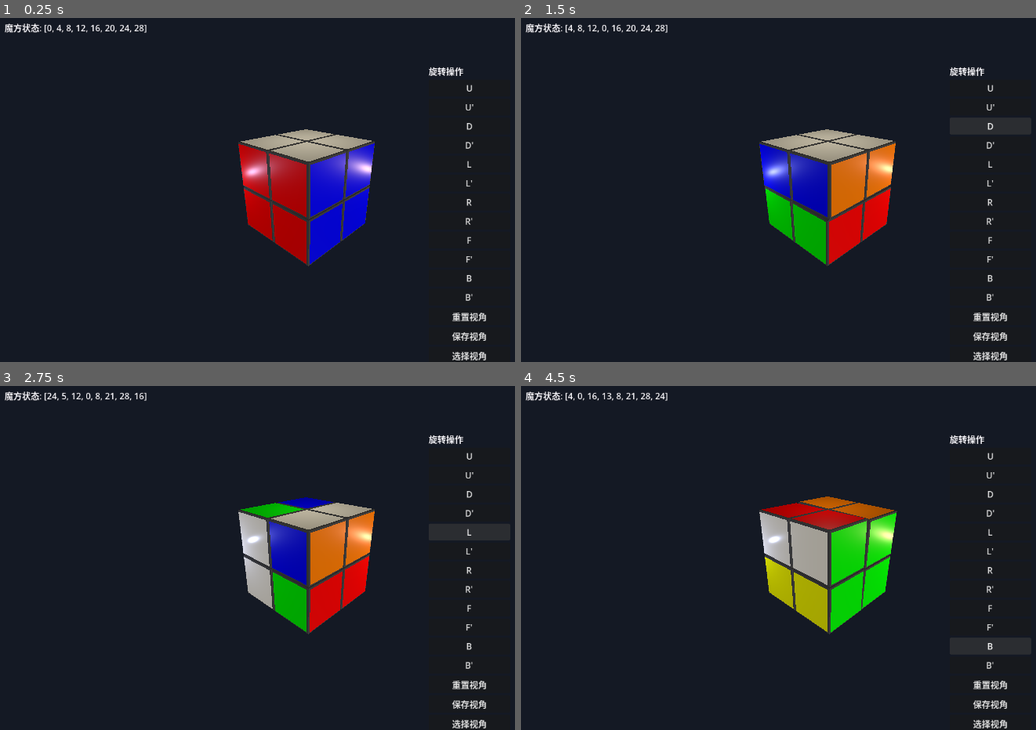
Above: before the commit, frames 1-4 (two rows, left to right).
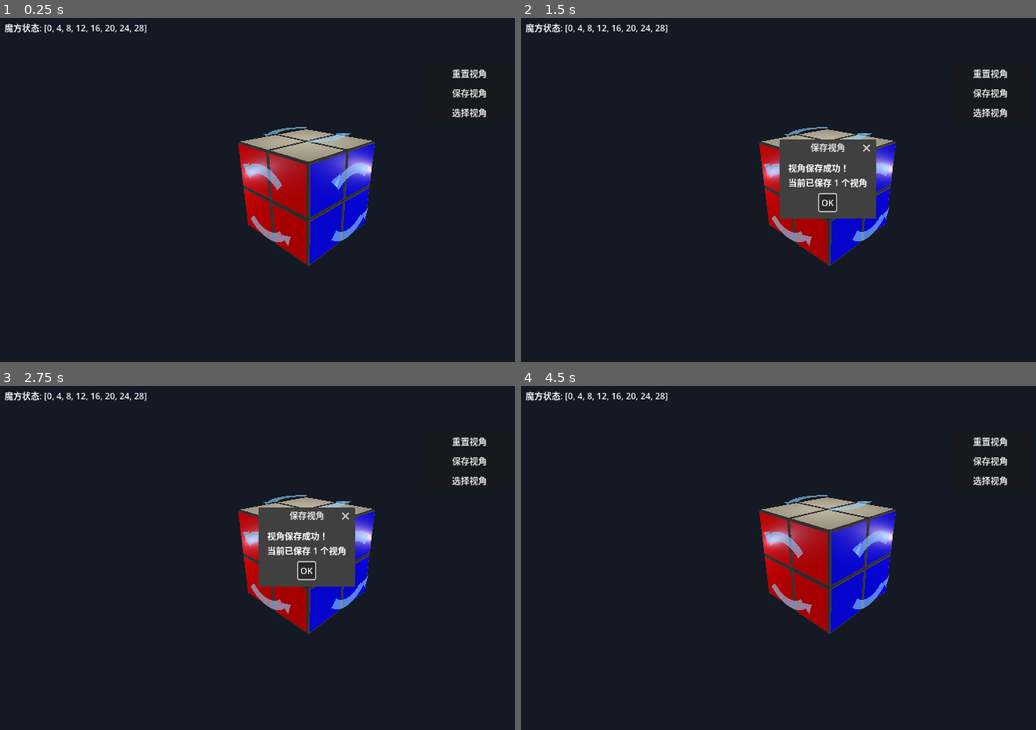
Above: after the commit, the same moments.

Repository: SH600570/godot_cube2-2
Game: Godot game, scene res://scenes/main.tscn
Same seed, same stepped clock (60 frames per second), same inputs: the game is played once before the commit and once after it.
Inputs (mouse positions are in pixels of both pictures, inside the frame that each line leads up to):
- Up to frame 1 (0.25 s): no input
- Up to frame 2 (1.5 s): click (989, 86) at 0.5 s, where only the run before the commit has a clickable "U"; click (989, 124) at 1.25 s, where only the run before the commit has a clickable "D"
- Up to frame 3 (2.75 s): click (468, 530) at 2 s, where only the run before the commit has a clickable "L"
- Up to frame 4 (4.5 s): click (989, 571) at 2.75 s, where only the run before the commit has a clickable "R"; click (989, 609) at 3.5 s, where only the run before the commit has a clickable "F"; click (989, 647) at 4.25 s, where only the run before the commit has a clickable "B"

The runs differ from the first frame. In frame 1, 1.9% of the frame differs, in the area x 47-95%, y 14-100%; in frame 2, 7.7%; in frame 3, 8.0%; in frame 4, 8.1%, in the area x 9-95%, y 1-100%.

Commit message:
箭头还需要改

Diff:
--- a/scripts/Cube2x2.gd
+++ b/scripts/Cube2x2.gd
@@ -118,6 +118,18 @@
 	position = DISPLAY_OFFSET
 	# 场景加载完成后，生成 8 个角块
 	create_pieces()
+	var face_hints := FaceHintArrows.new()
+	face_hints.name = "FaceHintArrows"
+	add_child(face_hints)
+
+func _input(event: InputEvent) -> void:
+	# 让面箭头射线检测先于 UIController 等节点处理（同深度下子节点顺序见场景树）
+	if event is InputEventMouseButton:
+		var mb := event as InputEventMouseButton
+		if mb.pressed and mb.button_index == MOUSE_BUTTON_LEFT:
+			var fh := get_node_or_null("FaceHintArrows") as FaceHintArrows
+			if fh:
+				fh._try_pick_rotate(mb)
 
 ## 把一个任意 Vector3“吸附”到最近的逻辑坐标上
 ## 逻辑坐标以 0.5 为步长（±0.5），这样 8 个角块刚好拼成正方体
@@ -280,26 +292,26 @@
 
 func rotate_pieces(pieces_to_rotate: Array, axis: Vector3, angle: float) -> void:
 	# 以临时 pivot 实现“整层刚体旋转”，避免局部轴/浮点误差导致逻辑映射失效
-	if pieces_to_rotate.is_empty():
-		return
-	is_rotating = true
-	move_started.emit()
+	if pieces_to_rotate.is_empty(): # 如果需要旋转的角块列表为空，则直接返回
+		return
+	is_rotating = true # 设置旋转状态为 true，避免重复旋转
+	move_started.emit() # 发射旋转开始信号
 	var pivot := Node3D.new()
-	pivot.name = "RotatePivot"
-	add_child(pivot)
-	pivot.transform = Transform3D.IDENTITY
+	pivot.name = "RotatePivot" # 设置旋转轴节点名称为 "RotatePivot"
+	add_child(pivot) # 将旋转轴节点添加到当前节点
+	pivot.transform = Transform3D.IDENTITY # 设置旋转轴节点变换为单位变换
 
 	for piece in pieces_to_rotate:
-		piece.reparent(pivot, true)
+		piece.reparent(pivot, true) # 将角块节点添加到旋转轴节点
 
 	var start_basis := pivot.basis
-	var end_basis := start_basis.rotated(axis.normalized(), deg_to_rad(angle))
+	var end_basis := start_basis.rotated(axis.normalized(), deg_to_rad(angle)) # 计算旋转后的变换
 	var tween := create_tween()
-	tween.set_trans(Tween.TRANS_SINE).set_ease(Tween.EASE_IN_OUT)
+	tween.set_trans(Tween.TRANS_SINE).set_ease(Tween.EASE_IN_OUT) # 设置插值类型为正弦插值，缓动方式为缓入缓出
 	tween.tween_method(func(weight: float):
-		pivot.basis = start_basis.slerp(end_basis, weight)
-	, 0.0, 1.0, ROTATE_ANIM_DURATION)
-	await tween.finished
+		pivot.basis = start_basis.slerp(end_basis, weight) # 插值计算旋转轴节点变换
+	, 0.0, 1.0, ROTATE_ANIM_DURATION) # 设置插值时间
+	await tween.finished # 等待插值完成
 
 	for piece in pieces_to_rotate:
 		piece.reparent(self, true)
--- /dev/null
+++ b/scripts/FaceHintArrows.gd
@@ -0,0 +1,308 @@
+class_name FaceHintArrows extends Node3D
+
+## 六个外侧面各一套「光环」：两段 90° 圆弧 + 末端箭头彼此反向，分别表示顺/逆转动。
+## 面心/法线：对每层 4 个角块，在 6 个贴纸中选取与层外法线最一致的一面再平均，避免转动后仍用固定 local_face 导致点跑到魔方内部。
+
+const STICKER_FACE_LOCAL := 0.51
+const FLOAT_OUT := 0.16
+const RING_RADIUS := 0.7
+const RING_WIDTH := 0.2
+const ARC_SEGMENTS := 20
+const HALO_TWIST := PI * 0.25
+## 两段弧中点附近各放一个扁盒，分别对应顺/逆
+const HIT_ARC_BOX := Vector3(0.52, 0.52, 0.28)
+
+const META_ACTION := &"face_hint_rotate_action"
+const META_HOLDER := &"face_hint_holder_node"
+
+## 六个贴纸中心相对角块中心的偏移（与 CubePiece.tscn 一致）
+const FACE_OFFSETS: Array[Vector3] = [
+	Vector3(STICKER_FACE_LOCAL, 0, 0), Vector3(-STICKER_FACE_LOCAL, 0, 0),
+	Vector3(0, STICKER_FACE_LOCAL, 0), Vector3(0, -STICKER_FACE_LOCAL, 0),
+	Vector3(0, 0, STICKER_FACE_LOCAL), Vector3(0, 0, -STICKER_FACE_LOCAL),
+]
+
+var _cube: Cube2x2
+var _entries: Array[Dictionary] = []
+
+func _ready() -> void:
+	_cube = get_parent() as Cube2x2
+	if _cube == null:
+		push_warning("FaceHintArrows: parent must be Cube2x2")
+		return
+	set_process(true)
+	call_deferred("_build_faces")
+
+func _process(_delta: float) -> void:
+	if _cube == null or _cube.pieces.is_empty():
+		return
+	for e in _entries:
+		_update_entry(e)
+
+func _build_faces() -> void:
+	if _cube == null:
+		return
+	var specs: Array[Dictionary] = [
+		{"id": "U", "normal": Vector3.UP, "layer": func(): return _cube.get_pieces_by_y(1), "cw": _cube.rotate_U, "ccw": _cube.rotate_U_counterclockwise},
+		{"id": "D", "normal": Vector3.DOWN, "layer": func(): return _cube.get_pieces_by_y(-1), "cw": _cube.rotate_D, "ccw": _cube.rotate_D_counterclockwise},
+		{"id": "L", "normal": Vector3.LEFT, "layer": func(): return _cube.get_pieces_by_x(-1), "cw": _cube.rotate_L, "ccw": _cube.rotate_L_counterclockwise},
+		{"id": "R", "normal": Vector3.RIGHT, "layer": func(): return _cube.get_pieces_by_x(1), "cw": _cube.rotate_R, "ccw": _cube.rotate_R_counterclockwise},
+		{"id": "F", "normal": Vector3(0, 0, 1), "layer": func(): return _cube.get_pieces_by_z(1), "cw": _cube.rotate_F, "ccw": _cube.rotate_F_counterclockwise},
+		{"id": "B", "normal": Vector3(0, 0, -1), "layer": func(): return _cube.get_pieces_by_z(-1), "cw": _cube.rotate_B, "ccw": _cube.rotate_B_counterclockwise},
+	]
+	for spec in specs:
+		var holder := Node3D.new()
+		holder.name = "FaceHints_" + spec["id"]
+		add_child(holder)
+		var mesh := MeshInstance3D.new()
+		mesh.name = "HaloMesh"
+		mesh.mesh = _build_single_halo_mesh()
+		mesh.material_override = _mat(Color(0.55, 0.82, 1.0, 0.6))
+		holder.add_child(mesh)
+		# 两段弧中点（holder 局部 XY），用于摆碰撞盒
+		var seg_a0 := HALO_TWIST
+		var seg_a1 := HALO_TWIST + PI * 0.5
+		var seg_b0 := HALO_TWIST + PI
+		var seg_b1 := HALO_TWIST + PI * 1.5
+		var mid_a := (seg_a0 + seg_a1) * 0.5
+		var mid_b := (seg_b0 + seg_b1) * 0.5
+		var r_hit := RING_RADIUS * 0.92
+		var pos_hit_a := Vector3(cos(mid_a) * r_hit, sin(mid_a) * r_hit, 0.0)
+		var pos_hit_b := Vector3(cos(mid_b) * r_hit, sin(mid_b) * r_hit, 0.0)
+		var body_cw := _make_hit_body(holder, "HitCW", spec["cw"] as Callable, pos_hit_a)
+		var body_ccw := _make_hit_body(holder, "HitCCW", spec["ccw"] as Callable, pos_hit_b)
+		_entries.append({
+			"spec": spec,
+			"holder": holder,
+			"mesh": mesh,
+			"hit_cw": body_cw,
+			"hit_ccw": body_ccw,
+		})
+
+func _make_hit_body(parent: Node3D, name_str: String, action: Callable, local_pos: Vector3) -> StaticBody3D:
+	var body := StaticBody3D.new()
+	body.name = name_str
+	body.collision_layer = 1
+	body.collision_mask = 0
+	body.input_ray_pickable = true
+	body.set_meta(META_ACTION, action)
+	body.set_meta(META_HOLDER, parent)
+	body.position = local_pos
+	var shp := CollisionShape3D.new()
+	var box := BoxShape3D.new()
+	box.size = HIT_ARC_BOX
+	shp.shape = box
+	body.add_child(shp)
+	parent.add_child(body)
+	return body
+
+func _mat(c: Color) -> StandardMaterial3D:
+	var m := StandardMaterial3D.new()
+	m.albedo_color = c
+	m.transparency = BaseMaterial3D.TRANSPARENCY_ALPHA
+	m.cull_mode = BaseMaterial3D.CULL_DISABLED
+	m.roughness = 0.45
+	m.metallic = 0.0
+	m.shading_mode = BaseMaterial3D.SHADING_MODE_UNSHADED
+	return m
+
+## 局部 XY：斜向 45° 后 [0,90°] 与 [180°,270°] 两段；末端箭头沿弧向，两段箭头在圆上大致反向
+func _build_single_halo_mesh() -> ArrayMesh:
+	var st := SurfaceTool.new() # SurfaceTool 是 Godot 中用于构建网格的工具类，用于将顶点、法线和纹理坐标等数据组织成三角形面片。
+	st.begin(Mesh.PRIMITIVE_TRIANGLES) # 使用三角形作为基本几何体。
+	var ri := RING_RADIUS - RING_WIDTH * 0.5 # 内半径
+	var ro := RING_RADIUS + RING_WIDTH * 0.5 # 外半径
+	var seg_a0 := HALO_TWIST # 第一段弧的起始角度
+	var seg_a1 := HALO_TWIST + PI * 0.5 # 第一段弧的结束角度
+	var seg_b0 := HALO_TWIST + PI # 第二段弧的起始角度
+	var seg_b1 := HALO_TWIST + PI * 1.5 # 第二段弧的结束角度
+	_append_arc_strip(st, ri, ro, seg_a0, seg_a1) # 添加第一段弧 顺时针 st:SurfaceTool ri:内半径 ro:外半径 a0:起始角度 a1:结束角度
+	_append_arc_strip(st, ri, ro, seg_b0, seg_b1) # 添加第二段弧 逆时针 st:SurfaceTool ri:内半径 ro:外半径 a0:起始角度 a1:结束角度
+	# 沿弧参数增加方向在局部 XY 上为「数学逆时针」；从面外（+n）看，顺/逆相反：
+	# 第一段箭头表示顺转 → 反转切向以得到顺时针观感；第二段保持为逆时针观感
+	_add_arc_arrowhead_at_segment_end(st, ro, seg_a0, seg_a1, true) # 添加第一段箭头。 ro:外半径 a0:起始角度 a1:结束角度 true:反转切向
+	_add_arc_arrowhead_at_segment_end(st, ro, seg_b0, seg_b1, false) # 添加第二段箭头。 ro:外半径 a0:起始角度 a1:结束角度 false:不反转切向
+	return st.commit() # 将 SurfaceTool 中的数据提交为 ArrayMesh。
+
+func _append_arc_strip(st: SurfaceTool, ri: float, ro: float, a0: float, a1: float) -> void:
+	var u := Vector3.RIGHT
+	var v := Vector3.UP
+	for i in ARC_SEGMENTS:
+		var t0 := float(i) / float(ARC_SEGMENTS)
+		var t1 := float(i + 1) / float(ARC_SEGMENTS)
+		var ang0 := lerpf(a0, a1, t0)
+		var ang1 := lerpf(a0, a1, t1)
+		var p0i := _arc_pt(ri, ang0, u, v)
+		var p0o := _arc_pt(ro, ang0, u, v)
+		var p1i := _arc_pt(ri, ang1, u, v)
+		var p1o := _arc_pt(ro, ang1, u, v)
+		var n0 := _arc_radial_normal(ang0, u, v)
+		var n1 := _arc_radial_normal(ang1, u, v)
+		st.set_normal(n0)
+		st.add_vertex(p0i)
+		st.set_normal(n0)
+		st.add_vertex(p0o)
+		st.set_normal(n1)
+		st.add_vertex(p1o)
+		st.set_normal(n0)
+		st.add_vertex(p0i)
+		st.set_normal(n1)
+		st.add_vertex(p1o)
+		st.set_normal(n1)
+		st.add_vertex(p1i)
+
+func _add_arc_arrowhead_at_segment_end(st: SurfaceTool, r_outer: float, a0: float, a1: float, flip_tangent: bool) -> void:
+	var u := Vector3.RIGHT # 右向量 这个vector3是单位向量，长度为1。
+	# u是右向量，v是上向量，ang是结束角度，dtheta是角度差，tangent是切向量，
+	# radial是径向向量，base是基点，tip是箭头尖端，wing是箭头翼，p_l是箭头左翼，p_r是箭头右翼，ntri是三角形法线。
+	var v := Vector3.UP # 上向量
+	var ang := a1 # 结束角度
+	var dtheta := signf(a1 - a0) # 角度差
+	if absf(a1 - a0) < 1e-5: # 如果结束角度和起始角度相差小于1e-5，则直接返回
+	# 这里的1e-5是“1乘以10的负5次方”，即0.00001，并不是自然常数e（约2.718）；这种写法是科学计数法
+		return
+	var tangent := (-sin(ang) * u + cos(ang) * v).normalized() * dtheta # 切向量
+	if flip_tangent: # 如果需要反转切向，则反转切向	flip_tangent: bool
+		tangent = -tangent # 反转切向
+	var radial := _arc_radial_normal(ang, u, v)
+	var base := _arc_pt(r_outer, ang, u, v) # 基点
+	var tip := base + tangent * (RING_WIDTH * 1.2) # 箭头尖端 箭头的长度是环宽的1.2倍
+	var wing := radial * (RING_WIDTH * 0.6) # 箭头翼 箭头尾部宽度是环宽的0.6倍
+	var p_l := base + wing # 箭头左翼
+	var p_r := base - wing # 箭头右翼
+	var ntri := tangent.cross(p_l - tip).normalized() # 三角形法线
+	# 每次都要设置三角形法线，是因为 SurfaceTool 的 set_normal() 仅对后续 add_vertex() 生效。
+	# 例如这里我们依次添加箭头三角形的每个顶点，每次 set_normal(ntri) 确保每个顶点都被分配了该三角形的法线，
+	# 这样渲染时三角面片能获得统一的法线，显示为平面效果（否则顶点如果没有正确法线，光照和渲染会异常）。
+	st.set_normal(ntri) # 设置三角形法线
+	st.add_vertex(tip)  # 添加箭头尖端
+
+	st.set_normal(ntri) # 设置三角形法线
+	st.add_vertex(p_l)  # 添加箭头左翼
+
+	st.set_normal(ntri) # 设置三角形法线
+	st.add_vertex(p_r)  # 添加箭头右翼
+
+	st.set_normal(ntri) # 对多个三角形连续绘制时，通常每组 set_normal+add_vertex 配对，便于扩展和统一书写
+
+func _arc_pt(r: float, ang: float, u: Vector3, v: Vector3) -> Vector3:
+	return r * (cos(ang) * u + sin(ang) * v)
+
+func _arc_radial_normal(ang: float, u: Vector3, v: Vector3) -> Vector3:
+	return (cos(ang) * u + sin(ang) * v).normalized()
+
+## 该角块上，与层外法线 spec_n 最一致的外贴纸中心与法线
+func _best_face_on_piece(piece: CubePiece, spec_n: Vector3) -> Array:
+	var best_dot := -2.0
+	var best_center := piece.position
+	var best_n := spec_n
+	var n_ref := spec_n.normalized()
+	for lf in FACE_OFFSETS:
+		var face_dir := lf.normalized()
+		var world_n := piece.basis * face_dir
+		if world_n.length_squared() < 1e-8:
+			continue
+		world_n = world_n.normalized()
+		var d := world_n.dot(n_ref)
+		if d > best_dot:
+			best_dot = d
+			best_center = piece.position + piece.basis * lf
+			best_n = world_n
+	return [best_center, best_n]
+
+func _layer_face_center_and_normal(spec: Dictionary) -> Array:
+	var layer: Callable = spec["layer"]
+	var pieces: Array = layer.call()
+	var n_ref: Vector3 = spec["normal"].normalized()
+	if pieces.is_empty():
+		return [Vector3.ZERO, n_ref]
+	var acc_p := Vector3.ZERO
+	var acc_n := Vector3.ZERO
+	for p in pieces:
+		var cp := p as CubePiece
+		var r := _best_face_on_piece(cp, n_ref)
+		acc_p += r[0]
+		acc_n += r[1]
+	acc_p /= float(pieces.size())
+	acc_n = acc_n.normalized()
+	return [acc_p, acc_n]
+
+func _basis_from_normal(n: Vector3) -> Basis:
+	var up := Vector3.UP
+	if absf(n.dot(up)) > 0.92:
+		up = Vector3.RIGHT
+	var u := up.cross(n)
+	if u.length_squared() < 1e-8:
+		up = Vector3.FORWARD
+		u = up.cross(n)
+	u = u.normalized()
+	var v := n.cross(u).normalized()
+	return Basis(u, v, n)
+
+func _update_entry(entry: Dictionary) -> void:
+	var spec: Dictionary = entry["spec"]
+	var cn := _layer_face_center_and_normal(spec)
+	var center: Vector3 = cn[0]
+	var n: Vector3 = cn[1]
+	if n.length_squared() < 1e-8:
+		n = spec["normal"].normalized()
+	var basis := _basis_from_normal(n)
+	var pos := center + n * FLOAT_OUT
+	var holder: Node3D = entry["holder"]
+	holder.transform = Transform3D(basis, pos)
+	var mesh: MeshInstance3D = entry["mesh"]
+	mesh.position = Vector3.ZERO
+	# 碰撞盒局部位置：与 _build_faces 中弧中点一致（holder 局部 XY）
+	var seg_a0 := HALO_TWIST
+	var seg_a1 := HALO_TWIST + PI * 0.5
+	var seg_b0 := HALO_TWIST + PI
+	var seg_b1 := HALO_TWIST + PI * 1.5
+	var mid_a := (seg_a0 + seg_a1) * 0.5
+	var mid_b := (seg_b0 + seg_b1) * 0.5
+	var r_hit := RING_RADIUS * 0.92
+	entry["hit_cw"].position = Vector3(cos(mid_a) * r_hit, sin(mid_a) * r_hit, 0.0)
+	entry["hit_ccw"].position = Vector3(cos(mid_b) * r_hit, sin(mid_b) * r_hit, 0.0)
+
+func _try_pick_rotate(mb: InputEventMouseButton) -> void:
+	if _cube == null or _cube.is_rotating:
+		return
+	var cam := get_viewport().get_camera_3d()
+	if cam == null:
+		return
+	var from := cam.project_ray_origin(mb.position)
+	var dir := cam.project_ray_normal(mb.position)
+	var max_dist := 200.0
+	var space := get_world_3d().direct_space_state
+	var excluded: Array = []
+	for _attempt in range(16):
+		var q := PhysicsRayQueryParameters3D.create(from, from + dir * max_dist)
+		q.collide_with_areas = true
+		q.collide_with_bodies = true
+		q.collision_mask = 0xffffffff
+		q.exclude = excluded
+		var hit := space.intersect_ray(q)
+		if hit.is_empty():
+			return
+		var col = hit.get("collider")
+		if col == null:
+			return
+		if col is CollisionObject3D:
+			var co := col as CollisionObject3D
+			if co.has_meta(META_ACTION) and co.has_meta(META_HOLDER):
+				var holder_node: Node3D = co.get_meta(META_HOLDER) as Node3D
+				if holder_node and _is_halo_visible_from_camera(cam, holder_node):
+					var act: Callable = co.get_meta(META_ACTION)
+					act.call()
+					get_viewport().set_input_as_handled()
+					return
+			# 背面光环（不可见）或其它碰撞体：排除后继续沿射线查找
+			excluded.append(co.get_rid())
+		else:
+			return
+
+## 相机须在该面外法线一侧（与贴纸同侧），避免穿过魔方点到背面光环
+func _is_halo_visible_from_camera(cam: Camera3D, holder: Node3D) -> bool:
+	var n_world: Vector3 = holder.global_transform.basis.z.normalized()
+	var ref: Vector3 = holder.global_position
+	var v := cam.global_position - ref
+	return v.dot(n_world) > 0.02
--- a/scripts/UIController.gd
+++ b/scripts/UIController.gd
@@ -86,6 +86,8 @@
 	status_label.add_theme_color_override("font_color", Color(0.96, 0.96, 0.98))
 	status_label.add_theme_color_override("font_outline_color", Color(0.05, 0.05, 0.08))
 	status_label.add_theme_constant_override("outline_size", 2)
+	# 不拦截鼠标，让 3D 面箭头射线检测能收到左键
+	status_label.mouse_filter = Control.MOUSE_FILTER_IGNORE
 	add_child(status_label)
 
 ## 监听全局输入事件，把按键映射到魔方动作
@@ -177,13 +179,10 @@
 	button_container.size = Vector2(150, 400)
 	add_child(button_container)
 
-	# 创建标题
-	var title = Label.new()
-	title.text = "旋转操作"
-	title.add_theme_color_override("font_color", Color(0.96, 0.96, 0.98))
-	title.add_theme_color_override("font_outline_color", Color(0.05, 0.05, 0.08))
-	title.add_theme_constant_override("outline_size", 2)
-	button_container.add_child(title)
+	# 仅隐藏「U/D/L…」文字按钮；面外箭头为主操作。视角相关按钮保留。
+	var rotation_section := VBoxContainer.new()
+	rotation_section.name = "RotationTextButtons"
+	button_container.add_child(rotation_section)
 
 	# 旋转按钮配置
 	var rotation_buttons = [
@@ -210,7 +209,9 @@
 		button.pressed.connect(func(func_name = button_config["func"]):
 			call(func_name)
 		)
-		button_container.add_child(button)
+		rotation_section.add_child(button)
+
+	rotation_section.visible = false
 
 	# 创建重置视角按钮
 	var reset_view_button = Button.new()
Not shown, added: scripts/FaceHintArrows.gd.uid
Not shown, changed: README.md
